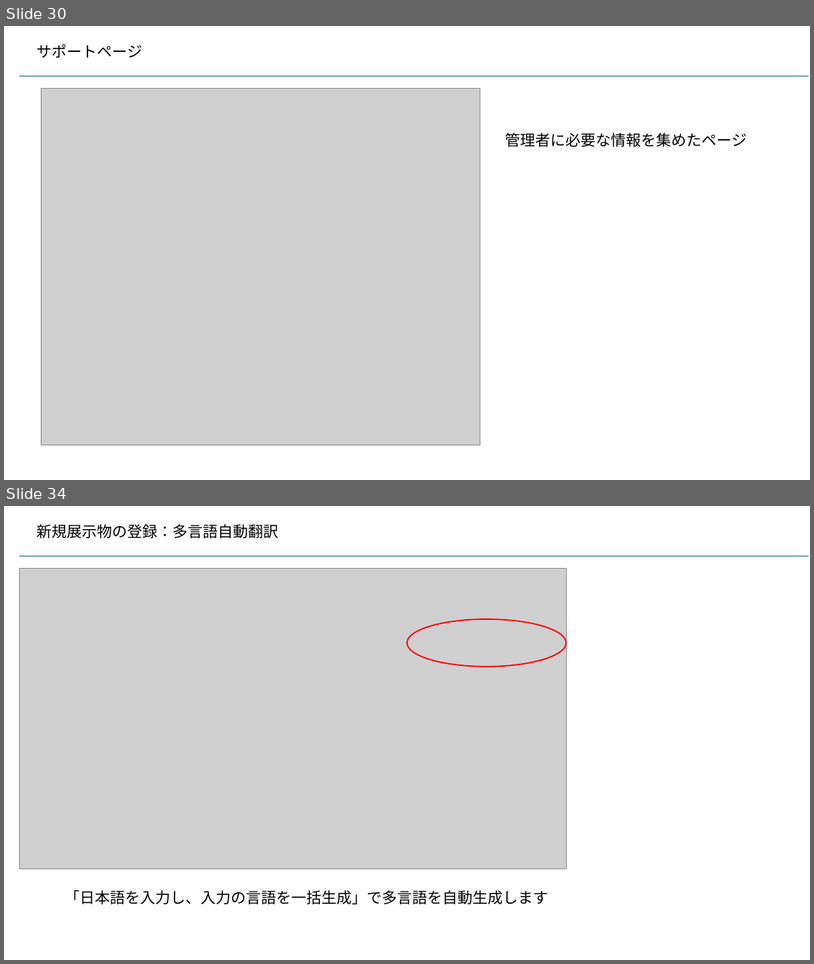
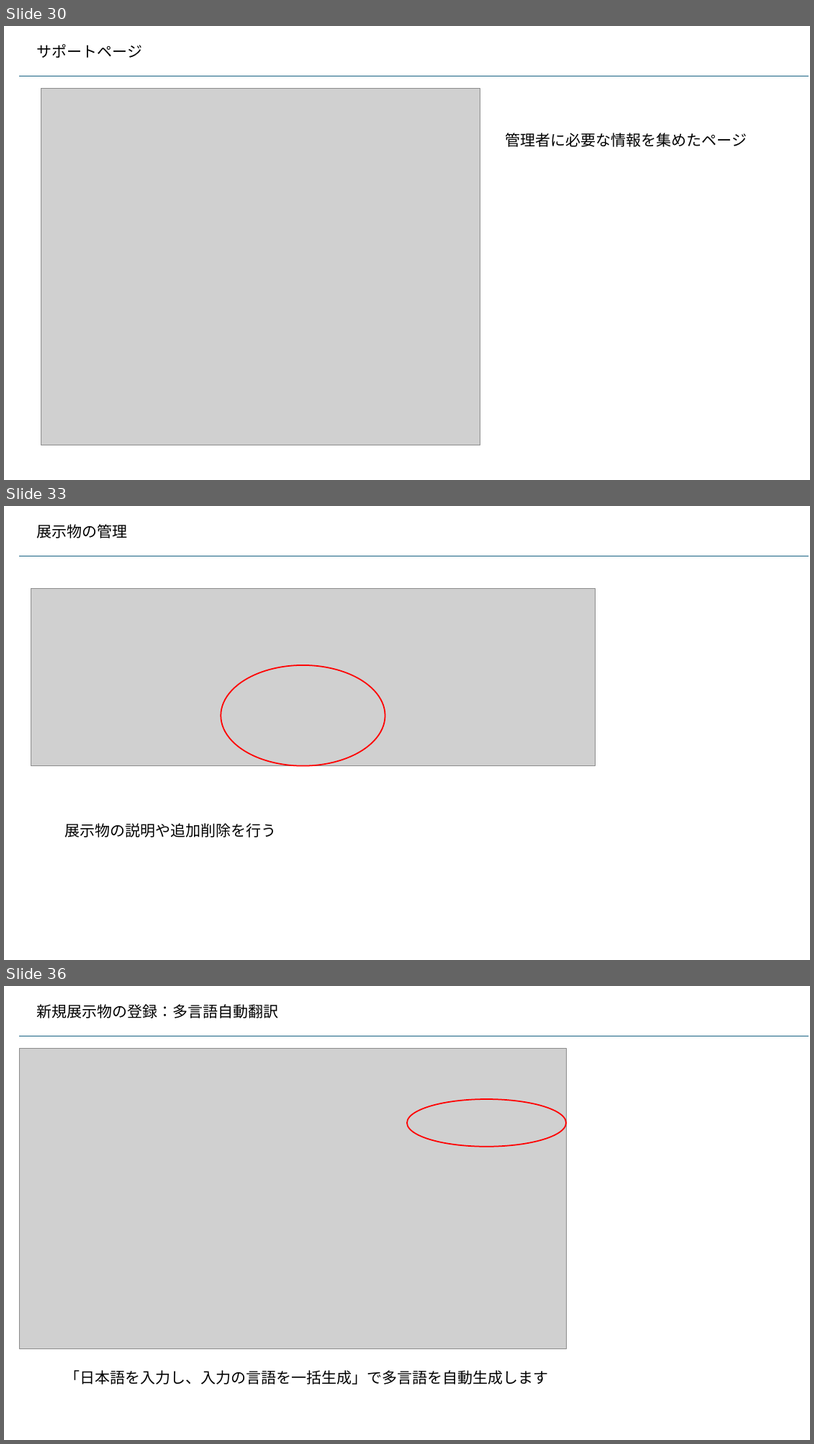
Before and after one commit to kaze-lab/museum_app_proj, a slide deck: 展示物アプリ仕様.pptx. Shown one above the other, each under a label of ours: slides 30 and 34 before the commit, slides 30, 33 and 36 after it; the slides between them are not shown. The pictures are 814x964 and 814x1444 pixels, drawn with LibreOffice and Linux fonts; fonts in the diff are those of the drawing; grey boxes stand for pictures. Boxes give left, top, right and bottom in pixels: in the first picture for what was removed or moved away, otherwise in the second. Text is boxed around its words. In the diff, an @@ line names an element or a change of style, - is before the commit and + after.

```diff
--- a/展示物アプリ仕様.pptx
+++ b/展示物アプリ仕様.pptx
@@ slide 33 added at <box>4,506,810,960</box>, background #FFFFFF @@
@@ text added at <box>37,524,128,538</box>, 18 pt, text #000000 @@
+展示物の管理
@@ line added from (19, 556) to (808, 556), #156082 1.5 pt @@
@@ picture added at <box>31,588,596,765</box> @@
@@ ellipse added at <box>221,665,386,765</box>, outline #FF0000 1.5 pt @@
@@ text added at <box>65,823,277,837</box>, 18 pt, text #000000 @@
+展示物の説明や追加削除を行う
@@ what was slide 34 is now slide 36 @@
```
Also in this commit, not shown: 3 slides changed, 1 other slide added, 4 other files.
